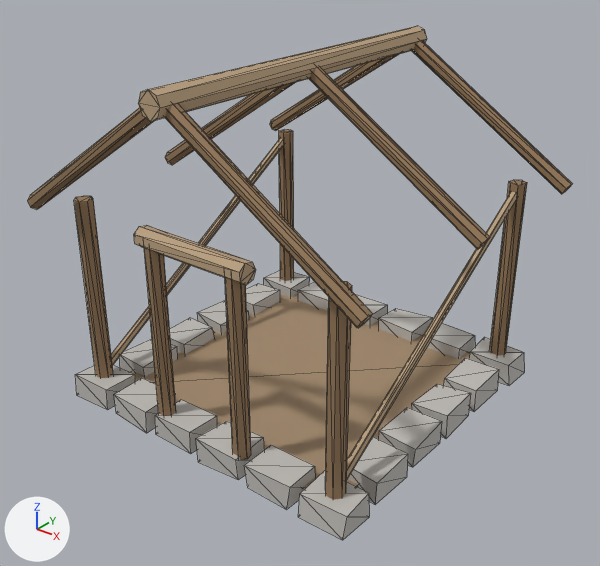
The glTF model assets/3d/models/building_casting_bench_frame.glb as it was, and as the next commit left it.
Camera for both pictures: a camera (50 mm lens) standing at (4.68, -5.95, 4.85) and looking at (0.09, -0.21, 1.29). Arrows for +X, +Y and +Z are at lower left; the lights stay in place. The first picture is the older version. Mesh edges are drawn as thin lines. Vertices at exactly the same position are counted once.

Names of what the first picture shows: 'building_casting_bench_frame'.
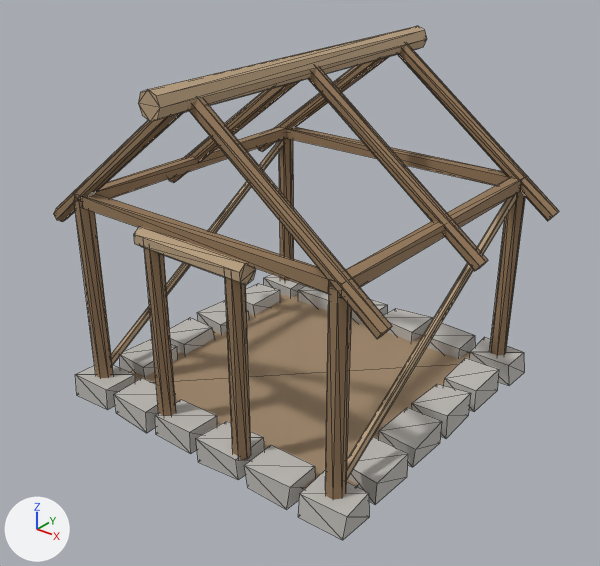
What the commit changed:
me_building_casting_bench_frame is used by ob_building_casting_bench_frame; location (0.0, 0.0, 0.0).
me_building_casting_bench_frame had 383 vertices, 624 faces and spanned x -1.92..1.92, y -1.88..1.88, z 0.0..3.47.
me_building_casting_bench_frame now has 407 vertices, 672 faces and spans x -1.92..1.92, y -1.88..1.88, z 0.0..3.47.
me_building_casting_bench_frame part 1: a new loose piece of 27 vertices spanning x -1.92..1.92, y -1.55..-1.4, z 1.86..3.41.
me_building_casting_bench_frame part 2: a new loose piece of 27 vertices spanning x -1.92..1.92, y 1.41..1.56, z 1.86..3.41.
me_building_casting_bench_frame part 3: a new loose piece of 24 vertices spanning x -1.54..1.54, y -1.54..1.54, z 2.11..2.23, in mat_wood_dark (brown #957959).
Part 4, on me_building_casting_bench_frame:
64 vertices are removed from x -1.92..1.92, y -1.81..1.82, z 2.06..3.41.
144 faces are deleted.
6 vertices move from x -1.91..1.91, y -0.02..0.08, z 2.06..2.17 to x -1.92..1.92, y -0.02..0.08, z 1.86..1.96.
10 vertices are added at x -1.92..1.92, y -0.07..0.08, z 1.87..3.4.
22 new faces join them, mat_wood_dark (brown #957959).
26 new faces join them, mat_wood (beige #bca281).

Boxes (x1, y1, x2, y2) around the edits, measured in the pictures (600 x 566 px):
'building_casting_bench_frame', reshaped (7% narrower)
    before: (27, 26, 573, 540)
    after: (53, 26, 559, 540)
part 1 of me_building_casting_bench_frame, added
    after: (53, 98, 392, 339)
part 2 of me_building_casting_bench_frame, added
    after: (257, 44, 559, 221)
part 3 of me_building_casting_bench_frame, added (brown)
    after: (78, 127, 522, 298)
part 4 of me_building_casting_bench_frame, cut back
    before: (27, 40, 573, 328)
    after: (168, 68, 488, 271)
